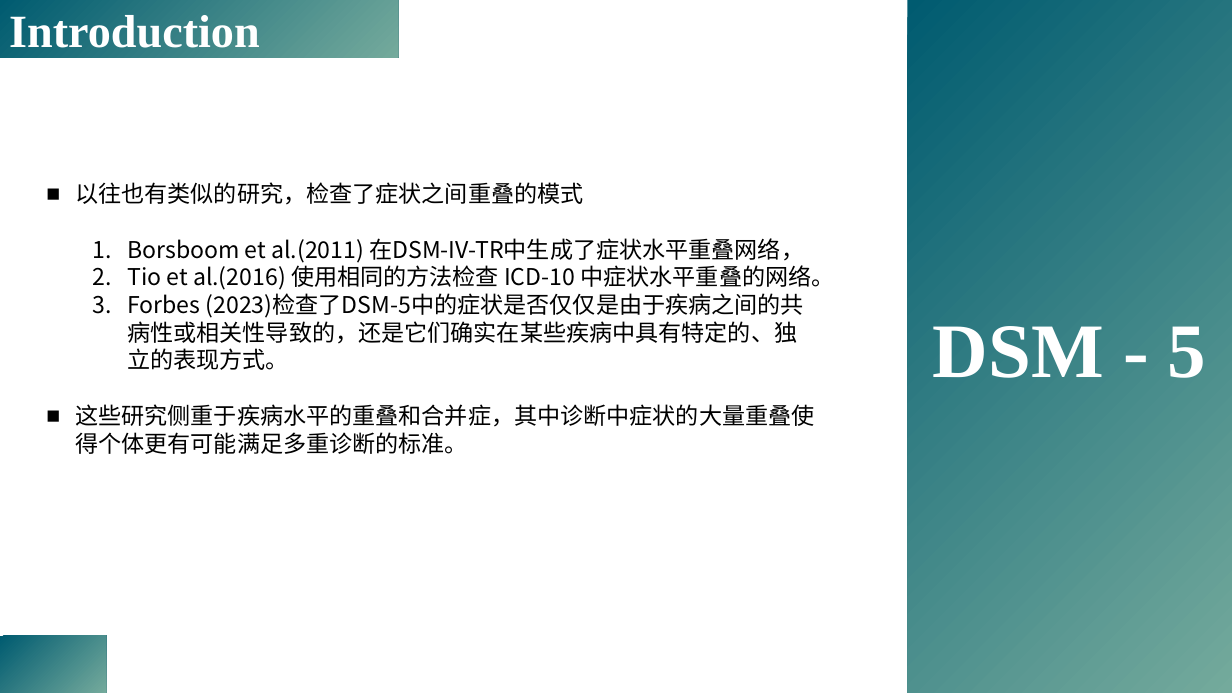
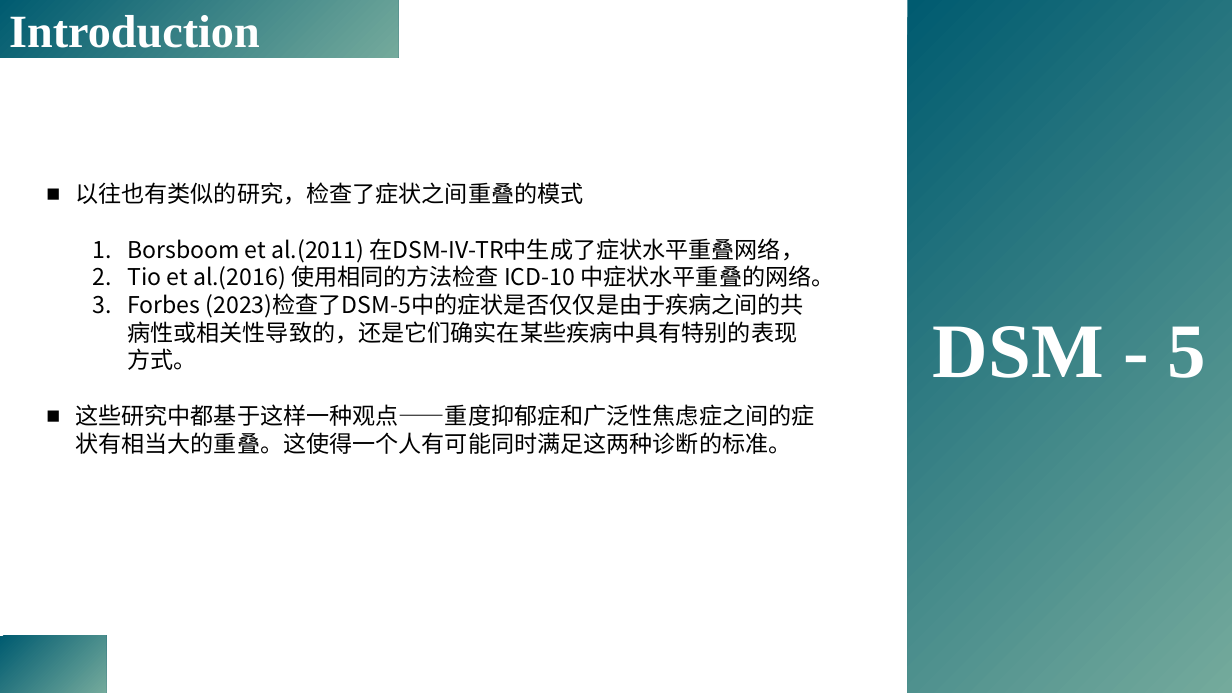
Before and after one commit to yuki-961004/Presentation, a slide deck: slide 3 of 230518_DSM5/Forbes_2023_psyarxiv.pptx. Drawn at 1232x693 pixels with LibreOffice and Linux fonts; fonts in the diff are those of the drawing; background and template pictures are left out. Boxes give left, top, right and bottom in pixels: in the first picture for what was removed or moved away, otherwise in the second. Text is boxed around its words. In the diff, an @@ line names an element or a change of style, - is before the commit and + after.

```diff
--- a/230518_DSM5/Forbes_2023_psyarxiv.pptx
+++ b/230518_DSM5/Forbes_2023_psyarxiv.pptx
@@ text at bbox=[75, 293, 814, 454]: text changed @@
-  3. Forbes (2023)检查了DSM-5中的症状是否仅仅是由于疾病之间的共病性或相关性导致的，还是它们确实在某些疾病中具有特定的、独立的表现方式。
-■ 这些研究侧重于疾病水平的重叠和合并症，其中诊断中症状的大量重叠使得个体更有可能满足多重诊断的标准。
+  3. Forbes (2023)检查了DSM-5中的症状是否仅仅是由于疾病之间的共病性或相关性导致的，还是它们确实在某些疾病中具有特别的表现方式。
+■ 这些研究中都基于这样一种观点——重度抑郁症和广泛性焦虑症之间的症状有相当大的重叠。这使得一个人有可能同时满足这两种诊断的标准。
```
Also in this commit, not shown: 3 other slides changed, 3 slides added, 6 slides removed, 1 other file.
